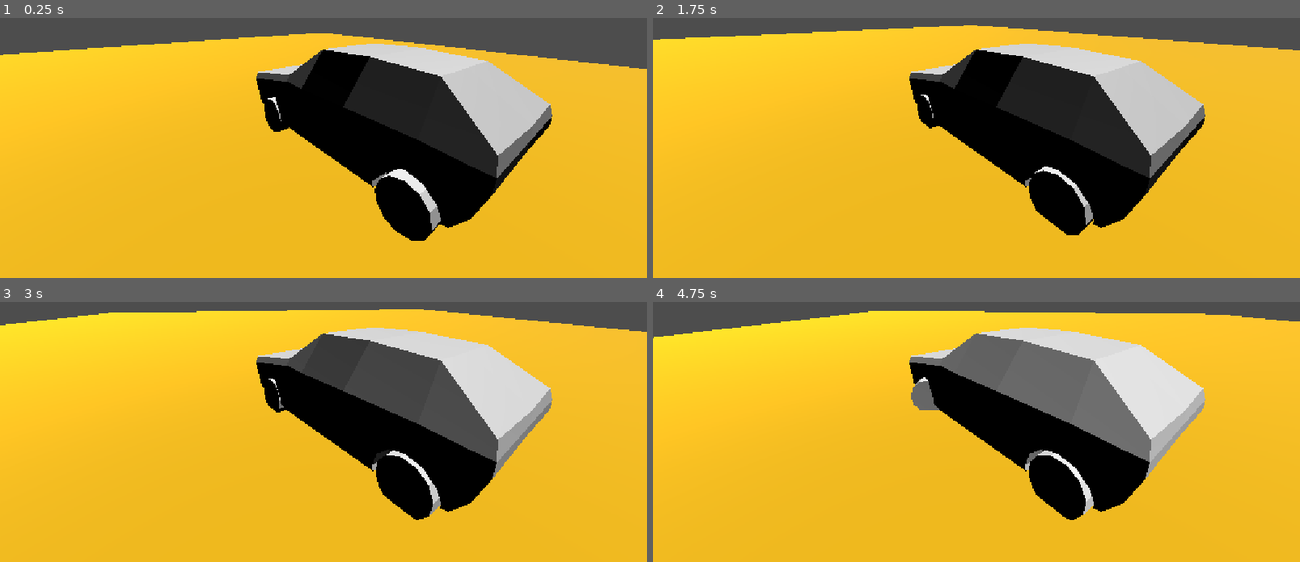
Above: before the commit, frames 1-4 (two rows, left to right).
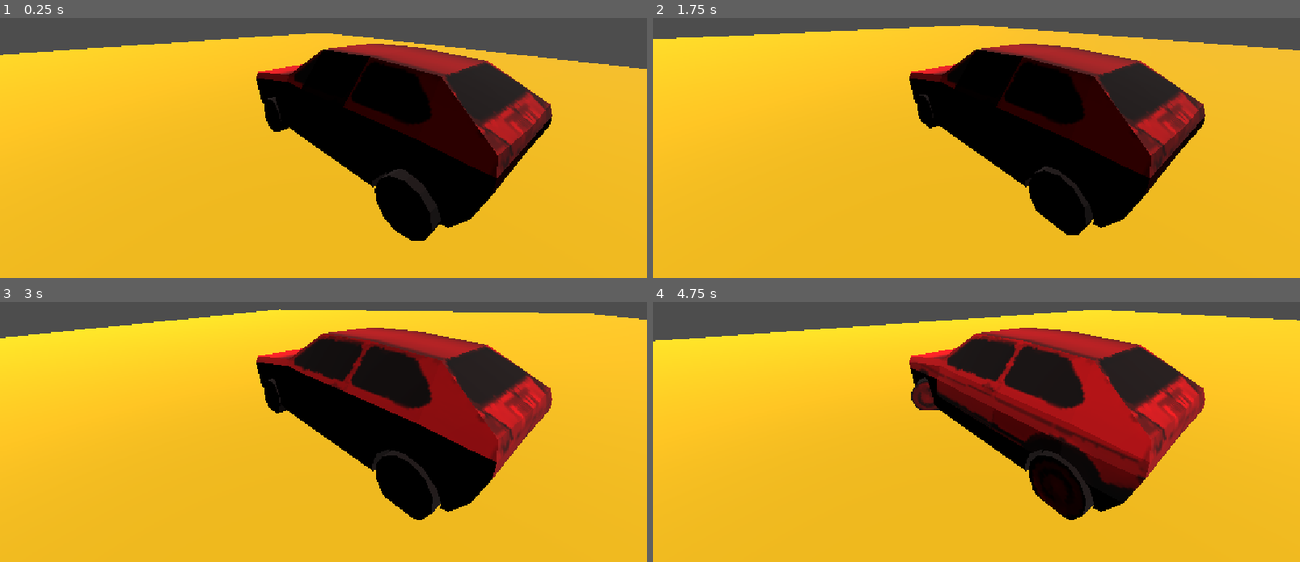
Above: after the commit, the same moments.

Repository: micsman/OnionRace
Game: Godot game, scene res://map.tscn
Two runs of this game, one before a commit and one after it. Both use one fixed random seed, a clock stepped at 60 frames per second and the inputs below.
Inputs:
- Up to frame 1 (0.25 s): no input
- Up to frame 2 (1.75 s): hold Right (ui_right) 0.53-1.28 s; tap Enter at 1.25 s; hold Down (ui_down) from 1.28 s (still down)
- Up to frame 3 (3 s): release Down (ui_down) at 2.03 s; hold Right (ui_right) 2.03-2.78 s; hold Up (ui_up) from 2.78 s (still down)
- Up to frame 4 (4.75 s): release Up (ui_up) at 3.53 s; hold Left (ui_left) from 3.53 s (still down)

The runs differ from the first frame. In frame 1, 11% of the frame differs, in the area x 39-86%, y 9-82%; in frame 2, 11%; in frame 3, 15%; in frame 4, 19%, in the area x 0-100%, y 3-84%.

Commit message:
Added textures to car.

Diff:
--- a/car/golfik.gd
+++ b/car/golfik.gd
@@ -1,7 +1,7 @@
 extends VehicleBody3D
 
 @export var steer = 0.9
-@export var power = 400
+@export var power = 3000
 
 #Called when the node enters the scene tree for the first time.
 func _ready() -> void:
--- a/car/golfik.tscn
+++ b/car/golfik.tscn
@@ -1,6 +1,7 @@
 [gd_scene format=4 uid="uid://cv0acp52ynffg"]
 
 [ext_resource type="Script" uid="uid://dmo7vj4lkio4u" path="res://car/golfik.gd" id="1_wunr3"]
+[ext_resource type="Texture2D" uid="uid://s1eld453e87f" path="res://assets/golfik.png" id="2_fartf"]
 
 [sub_resource type="StandardMaterial3D" id="StandardMaterial3D_fh0uv"]
 resource_name = "Material.001"
@@ -42,6 +43,9 @@
 blend_shape_mode = 0
 shadow_mesh = SubResource("ArrayMesh_dvork")
 
+[sub_resource type="StandardMaterial3D" id="StandardMaterial3D_be1cq"]
+albedo_texture = ExtResource("2_fartf")
+
 [sub_resource type="BoxShape3D" id="BoxShape3D_cd83b"]
 size = Vector3(6.6138306, 2.5879173, 2.8917236)
 
@@ -77,6 +81,9 @@
 blend_shape_mode = 0
 shadow_mesh = SubResource("ArrayMesh_m4cda")
 
+[sub_resource type="StandardMaterial3D" id="StandardMaterial3D_j8t3y"]
+albedo_texture = ExtResource("2_fartf")
+
 [sub_resource type="StandardMaterial3D" id="StandardMaterial3D_7b54d"]
 
 [sub_resource type="ArrayMesh" id="ArrayMesh_hipkf"]
@@ -109,6 +116,9 @@
 blend_shape_mode = 0
 shadow_mesh = SubResource("ArrayMesh_hipkf")
 
+[sub_resource type="StandardMaterial3D" id="StandardMaterial3D_qyexg"]
+albedo_texture = ExtResource("2_fartf")
+
 [sub_resource type="StandardMaterial3D" id="StandardMaterial3D_5fdwx"]
 
 [sub_resource type="ArrayMesh" id="ArrayMesh_gxqxp"]
@@ -141,6 +151,9 @@
 blend_shape_mode = 0
 shadow_mesh = SubResource("ArrayMesh_gxqxp")
 
+[sub_resource type="StandardMaterial3D" id="StandardMaterial3D_tfgqy"]
+albedo_texture = ExtResource("2_fartf")
+
 [sub_resource type="StandardMaterial3D" id="StandardMaterial3D_41e04"]
 
 [sub_resource type="ArrayMesh" id="ArrayMesh_6t8qc"]
@@ -173,11 +186,15 @@
 blend_shape_mode = 0
 shadow_mesh = SubResource("ArrayMesh_6t8qc")
 
+[sub_resource type="StandardMaterial3D" id="StandardMaterial3D_svia4"]
+albedo_texture = ExtResource("2_fartf")
+
 [node name="golfik" type="VehicleBody3D" unique_id=1977507205]
 script = ExtResource("1_wunr3")
 
 [node name="body" type="MeshInstance3D" parent="." unique_id=1718515951]
 mesh = SubResource("ArrayMesh_1imsk")
+surface_material_override/0 = SubResource("StandardMaterial3D_be1cq")
 
 [node name="CollisionShape3D" type="CollisionShape3D" parent="." unique_id=304166247]
 transform = Transform3D(1, 0, 0, 0, 1, 0, 0, 0, 1, -0.009002686, -0.24310446, -0.0289917)
@@ -188,24 +205,27 @@
 use_as_traction = true
 
 [node name="wheel back left" type="MeshInstance3D" parent="VehicleWheel3D" unique_id=1158418164]
-transform = Transform3D(-2.2656003e-08, -0.51830894, 0, 0.51830894, -2.2656003e-08, 0, 0, 0, 0.51830894, 0, 0, 0)
+transform = Transform3D(2.2656003e-08, 0.51830894, -4.5312007e-08, 0.51830894, -2.2656003e-08, 0, -1.9806508e-15, -4.5312007e-08, -0.51830894, 0, 0, 0)
 mesh = SubResource("ArrayMesh_7hpob")
+surface_material_override/0 = SubResource("StandardMaterial3D_j8t3y")
 
 [node name="VehicleWheel3D2" type="VehicleWheel3D" parent="." unique_id=965616969]
 transform = Transform3D(-4.371139e-08, 0, -1, 0, 1, 0, 1, 0, -4.371139e-08, 2.2711697, -1.055446, -1.3227817)
 use_as_traction = true
 
 [node name="wheel back right" type="MeshInstance3D" parent="VehicleWheel3D2" unique_id=1433086951]
-transform = Transform3D(-2.2656003e-08, -0.51830894, 0, 0.51830894, -2.2656003e-08, 0, 0, 0, 0.51830894, 0, 0, 0)
+transform = Transform3D(2.2656003e-08, 0.51830894, -4.5312007e-08, 0.51830894, -2.2656003e-08, 0, -1.9806508e-15, -4.5312007e-08, -0.51830894, 0, 0, 0)
 mesh = SubResource("ArrayMesh_6ti6y")
+surface_material_override/0 = SubResource("StandardMaterial3D_qyexg")
 
 [node name="VehicleWheel3D3" type="VehicleWheel3D" parent="." unique_id=866085431]
 transform = Transform3D(-4.371139e-08, 0, -1, 0, 1, 0, 1, 0, -4.371139e-08, -2.163292, -1.0554461, 1.3227814)
 use_as_steering = true
 
 [node name="wheel front left" type="MeshInstance3D" parent="VehicleWheel3D3" unique_id=691832222]
-transform = Transform3D(-2.2656003e-08, -0.51830894, 0, 0.51830894, -2.2656003e-08, 0, 0, 0, 0.51830894, 0, 0, 0)
+transform = Transform3D(2.2656003e-08, 0.51830894, -4.5312007e-08, 0.51830894, -2.2656003e-08, 0, -1.9806508e-15, -4.5312007e-08, -0.51830894, 0, 0, 0)
 mesh = SubResource("ArrayMesh_ors0h")
+surface_material_override/0 = SubResource("StandardMaterial3D_tfgqy")
 
 [node name="VehicleWheel3D4" type="VehicleWheel3D" parent="." unique_id=647673798]
 transform = Transform3D(-4.371139e-08, 0, -0.99999994, 0, 0.99999994, 0, 1, 0, -4.3711385e-08, -2.163292, -1.055446, -1.3227817)
@@ -214,6 +234,7 @@
 [node name="wheel front right" type="MeshInstance3D" parent="VehicleWheel3D4" unique_id=1303330926]
 transform = Transform3D(-2.2656003e-08, 0.51830894, 0, -0.51830894, -2.2656003e-08, 0, 0, 0, 0.51830894, 0, 0, 0)
 mesh = SubResource("ArrayMesh_j6ev6")
+surface_material_override/0 = SubResource("StandardMaterial3D_svia4")
 
 [node name="Camera3D" type="Camera3D" parent="." unique_id=265267793]
 transform = Transform3D(0.6171341, -0.2691213, 0.73940474, 1.302701e-15, 0.9396927, 0.34202012, -0.786858, -0.21107228, 0.57991636, 3.811994, 1.7227943, 4.247995)
Binary file added: assets/golfik.png
Not shown, added: assets/golfik.png.import
